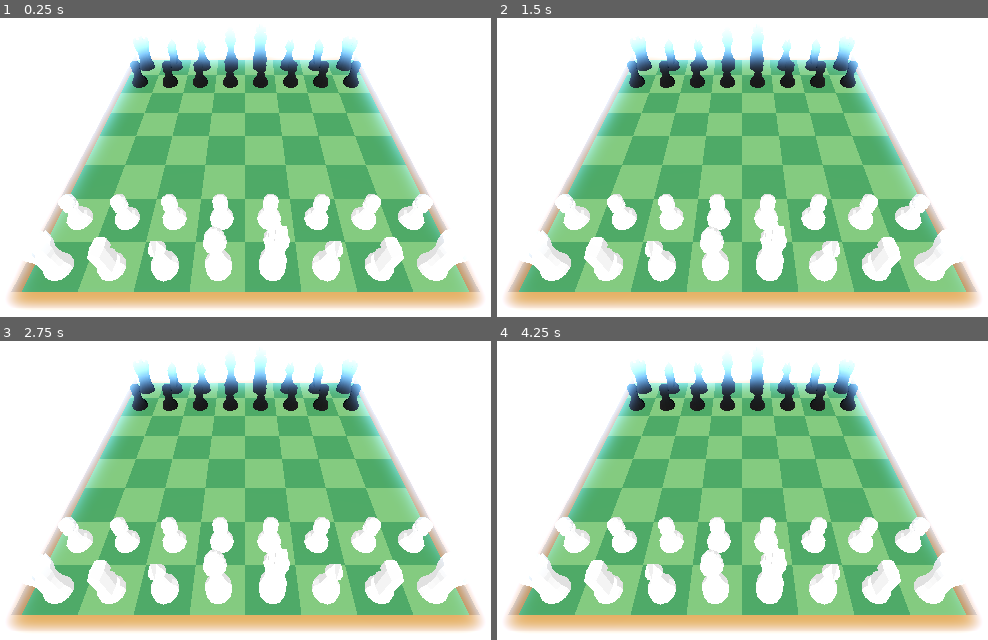
Above: before the commit, frames 1-4 (two rows, left to right).
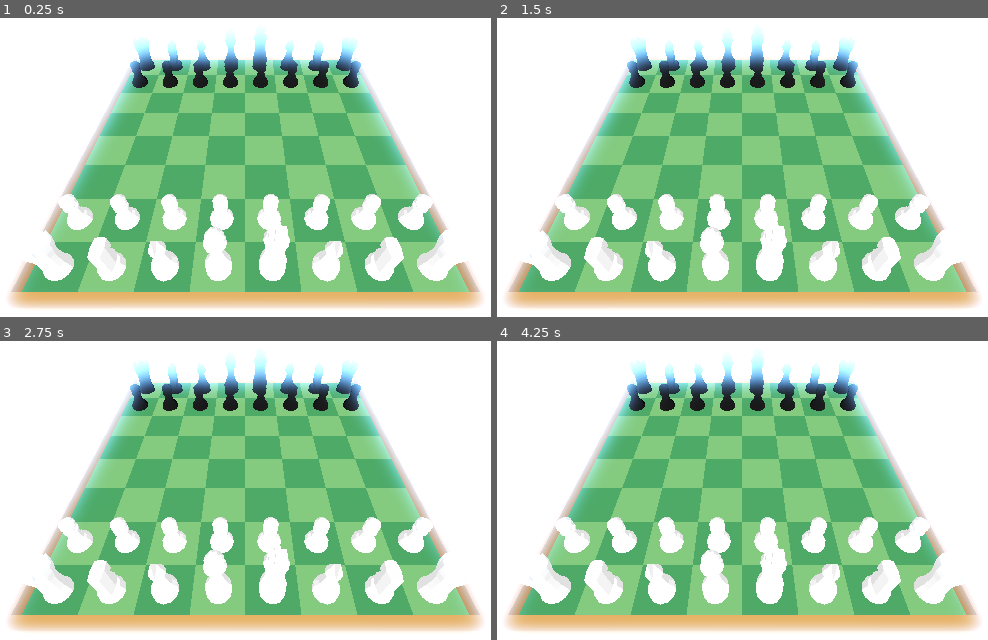
Above: after the commit, the same moments.

Repository: rickyguerin/Fairway-Chess-Jam-Submission
Game: Godot game, scene res://scenes/game.tscn
Same seed, same stepped clock (60 frames per second), same inputs: the game is played once before the commit and once after it.
Inputs (mouse positions are in pixels of both pictures, inside the frame that each line leads up to):
- Up to frame 1 (0.25 s): no input
- Up to frame 2 (1.5 s): tap Enter at 0.5 s; move the mouse to (919, 113) at 0.52 s; hold A (A) 0.53-1.28 s; click (919, 113) at 0.67 s; tap Space (Space) at 1.25 s; move the mouse to (580, 158) at 1.27 s; tap D (D) at 1.35 s; click (580, 158) at 1.42 s
- Up to frame 3 (2.75 s): tap Enter at 2 s; move the mouse to (324, 358) at 2.02 s; hold E (E) from 2.03 s (still down); click (324, 358) at 2.17 s
- Up to frame 4 (4.25 s): tap Space (Space) at 2.75, 3.6 s; move the mouse to (703, 550) at 2.77 s; release E (E) at 2.78 s; tap Q (Q) at 2.85 s; click (703, 550) at 2.92 s; tap Enter at 3.5 s; move the mouse to (983, 526) at 3.52 s; click (983, 526) at 3.67 s

The runs differ from the first frame. In frame 1, less than 0.1% of the frame differs, in the area x 10-90%, y 6-83%; in frame 2, 0.1%; in frame 3, 0.1%, in the area x 5-95%, y 7-87%; in frame 4, 0.1%.

Commit message:
Remove freeze and lock_rotation from all pieces

Diff:
--- a/godot/scenes/pieces/black/BlackBishop.tscn
+++ b/godot/scenes/pieces/black/BlackBishop.tscn
@@ -7,8 +7,6 @@
 points = PackedVector3Array(-0.5, 0, 0, -0.433046, 0, -0.25, -0.433046, 0, 0.249902, -0.5, 0.199843, 0, -0.433046, 0.19 …(1193 unchanged characters)…
 
 [node name="Bishop" instance=ExtResource("1_2oco7")]
-lock_rotation = true
-freeze = true
 
 [node name="Mesh" parent="." index="0"]
 surface_material_override/0 = ExtResource("2_01vxu")
--- a/godot/scenes/pieces/black/BlackKing.tscn
+++ b/godot/scenes/pieces/black/BlackKing.tscn
@@ -7,8 +7,6 @@
 points = PackedVector3Array(-0.5, 0, 0, -0.433046, 0, -0.25, -0.433046, 0, 0.249902, -0.5, 0.699746, 0, -0.250098, 0, - …(1084 unchanged characters)…
 
 [node name="King" instance=ExtResource("1_qlgum")]
-lock_rotation = true
-freeze = true
 
 [node name="Mesh" parent="." index="0"]
 surface_material_override/0 = ExtResource("2_dr0pm")
--- a/godot/scenes/pieces/black/BlackKnight.tscn
+++ b/godot/scenes/pieces/black/BlackKnight.tscn
@@ -7,8 +7,6 @@
 points = PackedVector3Array(-0.5, 0, 0, -0.433046, 0, -0.25, -0.433046, 0, 0.25, -0.5, 0.249987, 0, -0.433046, 0.249987 …(767 unchanged characters)…
 
 [node name="Knight" instance=ExtResource("1_0jkhw")]
-lock_rotation = true
-freeze = true
 
 [node name="Mesh" parent="." index="0"]
 surface_material_override/0 = ExtResource("2_3ld1i")
--- a/godot/scenes/pieces/black/BlackPawn.tscn
+++ b/godot/scenes/pieces/black/BlackPawn.tscn
@@ -7,8 +7,6 @@
 points = PackedVector3Array(-0.5, 0, 0, -0.433046, 0, -0.25, -0.433046, 0, 0.249902, -0.5, 0.199951, 0, -0.433046, 0.19 …(1199 unchanged characters)…
 
 [node name="Pawn" instance=ExtResource("1_k1ybr")]
-lock_rotation = true
-freeze = true
 
 [node name="Mesh" parent="." index="0"]
 surface_material_override/0 = ExtResource("2_yshjn")
--- a/godot/scenes/pieces/black/BlackQueen.tscn
+++ b/godot/scenes/pieces/black/BlackQueen.tscn
@@ -7,8 +7,6 @@
 points = PackedVector3Array(-0.5, 0, 0, -0.433046, 0, -0.25, -0.433046, 0, 0.249902, -0.5, 0.499804, 0, -0.250098, 0, - …(1798 unchanged characters)…
 
 [node name="Queen" instance=ExtResource("1_mrrrq")]
-lock_rotation = true
-freeze = true
 
 [node name="Mesh" parent="." index="0"]
 surface_material_override/0 = ExtResource("2_klulk")
--- a/godot/scenes/pieces/black/BlackRook.tscn
+++ b/godot/scenes/pieces/black/BlackRook.tscn
@@ -7,8 +7,6 @@
 points = PackedVector3Array(-0.5, 0, 0, -0.433046, 0, -0.25, -0.433046, 0, 0.249902, -0.5, 2.1, 0, -0.250098, 0, -0.433 …(382 unchanged characters)…
 
 [node name="Rook" instance=ExtResource("1_ohqvb")]
-lock_rotation = true
-freeze = true
 
 [node name="Mesh" parent="." index="0"]
 surface_material_override/0 = ExtResource("2_hbab4")
--- a/godot/scenes/pieces/white/WhiteBishop.tscn
+++ b/godot/scenes/pieces/white/WhiteBishop.tscn
@@ -13,8 +13,6 @@
 collision_mask = 3
 max_contacts_reported = 1
 contact_monitor = true
-lock_rotation = true
-freeze = true
 script = ExtResource("2_oex1b")
 starting_directions = Array[float]([45.0, 135.0, 225.0, 315.0])
 
--- a/godot/scenes/pieces/white/WhiteKing.tscn
+++ b/godot/scenes/pieces/white/WhiteKing.tscn
@@ -13,8 +13,6 @@
 collision_mask = 3
 max_contacts_reported = 1
 contact_monitor = true
-lock_rotation = true
-freeze = true
 script = ExtResource("2_y0gb3")
 max_impulse = 8.0
 
--- a/godot/scenes/pieces/white/WhiteKnight.tscn
+++ b/godot/scenes/pieces/white/WhiteKnight.tscn
@@ -13,8 +13,6 @@
 collision_mask = 3
 max_contacts_reported = 1
 contact_monitor = true
-lock_rotation = true
-freeze = true
 script = ExtResource("2_dtsba")
 max_impulse = 10.0
 impulse_direction = Vector3(0, 4, -1)
--- a/godot/scenes/pieces/white/WhitePawn.tscn
+++ b/godot/scenes/pieces/white/WhitePawn.tscn
@@ -13,8 +13,6 @@
 collision_mask = 3
 max_contacts_reported = 1
 contact_monitor = true
-lock_rotation = true
-freeze = true
 script = ExtResource("2_qku0v")
 max_impulse = 8.0
 max_angle = 45.0
--- a/godot/scenes/pieces/white/WhiteQueen.tscn
+++ b/godot/scenes/pieces/white/WhiteQueen.tscn
@@ -13,8 +13,6 @@
 collision_mask = 3
 max_contacts_reported = 1
 contact_monitor = true
-lock_rotation = true
-freeze = true
 script = ExtResource("2_ou88q")
 
 [node name="Mesh" parent="." index="0"]
--- a/godot/scenes/pieces/white/WhiteRook.tscn
+++ b/godot/scenes/pieces/white/WhiteRook.tscn
@@ -13,8 +13,6 @@
 collision_mask = 3
 max_contacts_reported = 1
 contact_monitor = true
-lock_rotation = true
-freeze = true
 script = ExtResource("2_64irf")
 starting_directions = Array[float]([0.0, 90.0, 180.0, 270.0])
 
